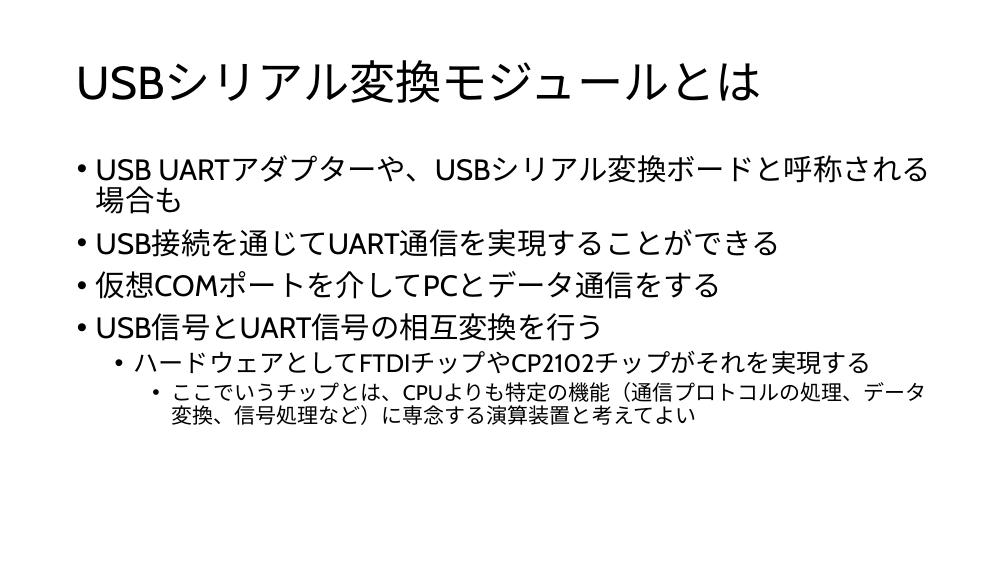
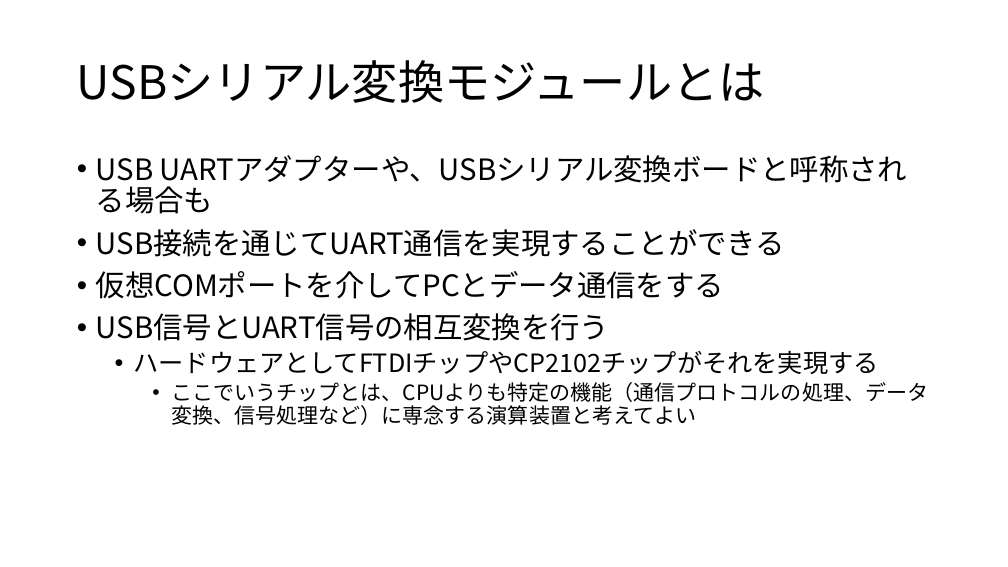
Before and after one commit to potechisakura/ren01, a slide deck: slide 15 of 01.pptx (slide 23 before the commit). Drawn at 1008x567 pixels with LibreOffice and Linux fonts; fonts in the diff are those of the drawing. Boxes give left, top, right and bottom in pixels: in the first picture for what was removed or moved away, otherwise in the second. Text is boxed around its words. In the diff, an @@ line names an element or a change of style, - is before the commit and + after.

```diff
--- a/01.pptx
+++ b/01.pptx
@@ title "USBシリアル変換モジュールとは" at [77,60,765,103]: font Cabin to Noto Sans CJK JP @@
@@ text "USB UARTアダプターや、USBシリアル変換ボードと呼称される場合も" at [96,155,928,425]: font Cabin to Noto Sans CJK JP @@
```
Also in this commit, not shown: 25 other slides changed, 3 slides added.
